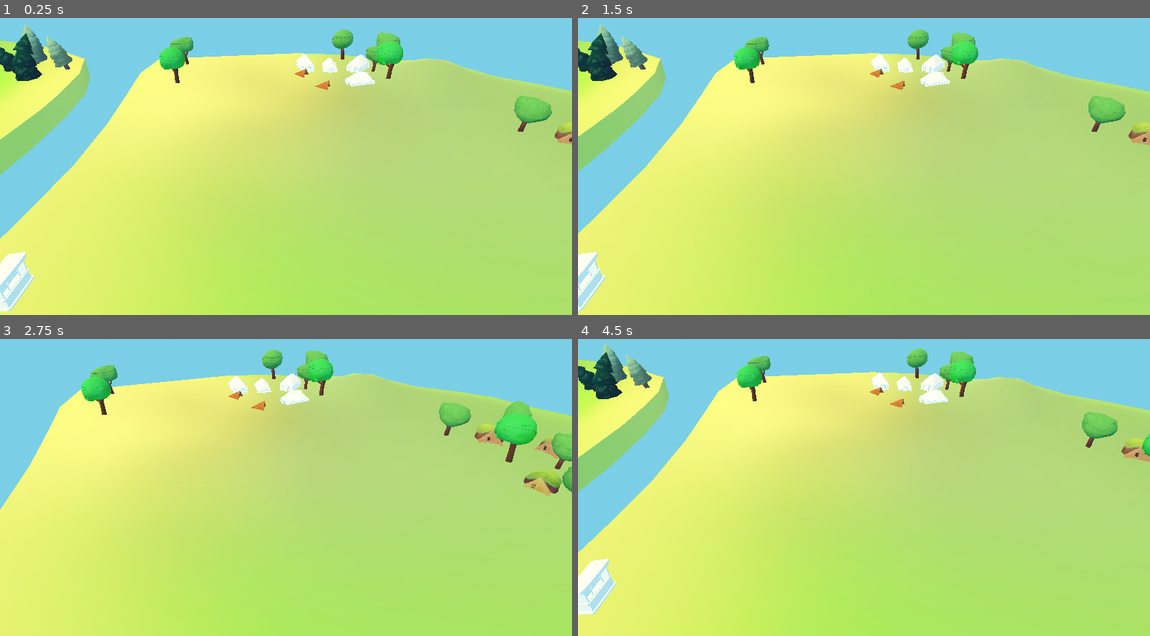
Above: before the commit, frames 1-4 (two rows, left to right).
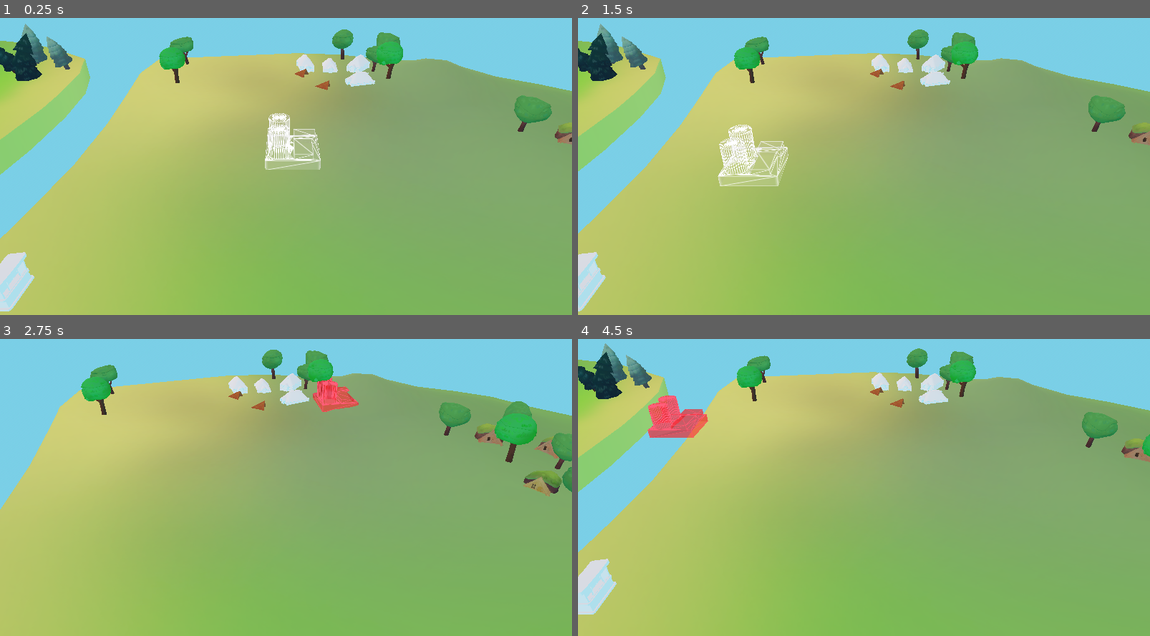
Above: after the commit, the same moments.

Repository: Baizard-13/Racoonomics
Game: Godot game, scene res://Location/location.tscn
Same seed, same stepped clock (60 frames per second), same inputs: the game is played once before the commit and once after it.
Inputs (mouse positions are in pixels of both pictures, inside the frame that each line leads up to):
- Up to frame 1 (0.25 s): no input
- Up to frame 2 (1.5 s): tap Enter at 0.5 s; move the mouse to (989, 136) at 0.52 s; tap A (a) at 0.6 s; tap D (d) at 0.8, 1.35 s; tap Space at 1.25 s; move the mouse to (749, 169) at 1.27 s
- Up to frame 3 (2.75 s): tap E (e) at 1.55, 2.1 s; tap Enter at 2 s; move the mouse to (343, 404) at 2.02 s; tap Q (q) at 2.3 s
- Up to frame 4 (4.5 s): tap Space at 2.75, 4.25 s; move the mouse to (835, 540) at 2.77 s; tap Q (q) at 2.85 s; tap S (s) at 3.05, 3.6 s; tap Enter at 3.5 s; move the mouse to (1035, 523) at 3.52 s; hold Shift (shift) 3.53-4.28 s; move the mouse to (692, 428) at 4.27 s; tap Shift (shift) at 4.35 s

The runs differ from the first frame. In frame 1, 79% of the frame differs, in the area x 0-100%, y 1-100%; in frame 2, 79%; in frame 3, 82%, in the area x 0-100%, y 3-100%; in frame 4, 81%.
Error before the commit: Invalid access to property or key 'carrot' on a base object of type 'Node (Global.gd)'. (res://scripts/FarmWork.gd:12)

Commit message:
build mode controller logic complete

Diff:
--- a/Grid/scripts/building.gd
+++ b/Grid/scripts/building.gd
@@ -10,10 +10,21 @@
 @export var grid_size := 10.0 # for the sake of my sanity we will assume this is fixed
 @export var bound_vis_padding := 0.01
 @export var ports : Array[BuildingPort]
+## needed for material overrides, remember to NOT add MeshBoundsVisualizer to this list
+@export var meshes : Array[MeshInstance3D]
+
+@export_category("Runtime state (don't edit)")
 
 ## world-space origin
-@export var origin_cell := Vector2i.ZERO
+@export var origin_cell := Vector2i.ZERO:
+	set(value):
+		origin_cell = value
+		if is_inside_tree():
+			var grid := get_parent() as WorldGrid
+			position = grid.cell_to_world(origin_cell)
 @export var invalid_cells : Array[Vector2i]
+@export var is_active := false
+@export var is_ghost := false
 
 @onready var mesh_bounds_visualizer: MeshInstance3D = $MeshBoundsVisualizer
 
@@ -22,6 +33,7 @@
 	for x in range(origin_cell.x, origin_cell.x + dimensions.x):
 		for y in range(origin_cell.y, origin_cell.y + dimensions.y):
 			cells.append(Vector2i(x, y))
+
 	return cells
 
 func get_port_at_cell(cell: Vector2i) -> BuildingPort:
@@ -29,7 +41,17 @@
 		var port_cell = origin_cell + port.cell_offset
 		if port_cell == cell:
 			return port
+
 	return null
+
+func set_material_override(material: Material):
+	for mesh in meshes:
+		mesh.material_override = material
+
+func set_override_property(property_name: StringName, value):
+	for mesh in meshes:
+		if mesh.material_override:
+			mesh.material_override.set_shader_parameter(property_name, value)
 
 func _ready() -> void:
 	if !Engine.is_editor_hint():
@@ -53,5 +75,9 @@
 	if mesh_bounds_visualizer:
 		mesh_bounds_visualizer.scale = Vector3(dimensions.x * grid_size + bound_vis_padding, 1, dimensions.y * grid_size + bound_vis_padding)
 
+func update_position() -> void:
+	var grid := get_parent() as WorldGrid
+	position = grid.cell_to_world(origin_cell)
+
 func _rebuild_ports():
 	pass # may or may not be needed
--- a/Grid/scripts/world_grid.gd
+++ b/Grid/scripts/world_grid.gd
@@ -2,6 +2,8 @@
 extends Node3D
 
 @export var cell_size := Vector2.ONE
+
+@export_category("Runtime state (don't edit)")
 @export var region_bounds : Array[Rect2i]
 @export var occupied_bounds : Array[Rect2i]
 
@@ -9,7 +11,8 @@
 var occupied_cells : Dictionary[Vector2i, StringName]
 
 func world_to_cell(world_pos: Vector3) -> Vector2i:
-	return Vector2i(round(world_pos.x / cell_size.x), round(world_pos.z / cell_size.y))
+	var relative_pos : Vector3 = world_pos - global_position
+	return Vector2i(round(relative_pos.x / cell_size.x), round(relative_pos.z / cell_size.y))
 
 func cell_to_world(cell: Vector2i) -> Vector3:
 	return Vector3(cell.x * cell_size.x, 0, cell.y * cell_size.y)
@@ -38,11 +41,14 @@
 
 func get_overlap(rect: Rect2i) -> Array[Vector2i]:
 	var overlap_cells : Array[Vector2i]
-	for x in range(rect.position.x, rect.position.x + rect.size.x):
-		for y in range(rect.position.y, rect.position.y + rect.size.y):
-			var cell = Vector2i(x, y)
-			if valid_cells.has(cell) and occupied_cells.has(cell):
-				overlap_cells.append(cell)
+
+	for x in range(0, rect.size.x):
+		for y in range(0, rect.size.y):
+			var cell := rect.position + Vector2i(x, y)
+
+			if !valid_cells.has(cell) or occupied_cells.has(cell):
+				overlap_cells.append(Vector2i(cell))
+
 	return overlap_cells
 
 func get_building_at_cell(cell: Vector2i) -> StringName:
@@ -60,5 +66,6 @@
 	_occupy_rect(building_rect, building.title)
 	if building.get_parent() != self:
 		add_child(building)
+		building.update_position()
 
 	return true
--- a/Location/location.tscn
+++ b/Location/location.tscn
@@ -7,7 +7,19 @@
 [ext_resource type="Script" uid="uid://daiac4wtjs0vv" path="res://scripts/building_definition.gd" id="2_uiog4"]
 [ext_resource type="Resource" uid="uid://c8lmno2gm42xg" path="res://buildings/data/2x2_test_building.tres" id="3_34ytl"]
 [ext_resource type="PackedScene" uid="uid://bq55y3n2nyd0" path="res://Grid/scenes/world_grid.tscn" id="3_tnktr"]
+[ext_resource type="Shader" uid="uid://bdh42ejp2fjcc" path="res://shaders/building_preview.gdshader" id="4_34ytl"]
 [ext_resource type="Script" uid="uid://cyfhjwceljlyj" path="res://scripts/FarmWork.gd" id="5_wlodm"]
+
+[sub_resource type="ShaderMaterial" id="ShaderMaterial_uiog4"]
+render_priority = 2
+shader = ExtResource("4_34ytl")
+shader_parameter/is_valid = false
+shader_parameter/wire_width = 0.255
+shader_parameter/wire_smoothness = 0.06000000285
+shader_parameter/wire_color_valid = Color(1.8247963, 1.8247963, 1.8247963, 1)
+shader_parameter/fill_color_valid = Color(1, 1, 1, 0.16862746)
+shader_parameter/wire_color_invalid = Color(1.8247963, 0.2924505, 0.36906803, 1)
+shader_parameter/fill_color_invalid = Color(1, 0.13999999, 0.15433311, 0.59607846)
 
 [sub_resource type="ProceduralSkyMaterial" id="ProceduralSkyMaterial_u6sc3"]
 ground_bottom_color = Color(0.37301219, 0.68417555, 0.812935, 1)
@@ -34,6 +46,7 @@
 buildings = Array[ExtResource("2_uiog4")]([ExtResource("3_34ytl")])
 grid = NodePath("../WorldGrid")
 camera = NodePath("../CharacterBody3D/Camera3D")
+building_ghost_material = SubResource("ShaderMaterial_uiog4")
 
 [node name="WorldGrid" parent="." unique_id=1294225932 instance=ExtResource("3_tnktr")]
 transform = Transform3D(1, 0, 0, 0, 1, 0, 0, 0, 1, -4.4246826, 0, 0)
@@ -106,8 +119,10 @@
 
 [node name="DirectionalLight3D" type="DirectionalLight3D" parent="." unique_id=1060950206]
 transform = Transform3D(-0.5591928, -0.66122705, -0.5000821, 0, -0.6032079, 0.7975839, -0.82903767, 0.44600314, 0.3373095, 0, 0, 0)
-light_color = Color(0.99215686, 0.9647059, 0.6117647, 1)
+light_color = Color(0.99, 0.86212504, 0.7425, 1)
+light_energy = 0.3
 light_specular = 0.0
+directional_shadow_max_distance = 300.0
 
 [node name="borders" type="Node3D" parent="." unique_id=1220244462]
 
--- a/buildings/scenes/2x2_test_building.tscn
+++ b/buildings/scenes/2x2_test_building.tscn
@@ -25,9 +25,10 @@
 "vertex_data": PackedByteArray("AAAgwQAAAAAAACDBAAAgwQAAgEAAACDBAAAgwQAAAAAAACBBAAAgwQAAgEAAACDBzDYFwQAAgEDuHOfA2CALwQA …(24235 unchanged characters)…
 }]
 
-[node name="Building" unique_id=155364411 instance=ExtResource("1_w2xy1")]
+[node name="Building" unique_id=155364411 node_paths=PackedStringArray("meshes") instance=ExtResource("1_w2xy1")]
 title = "2x2 Placeholder"
 dimensions = Vector2i(2, 2)
+meshes = [NodePath("CSGBakedMeshInstance3D")]
 
 [node name="MeshBoundsVisualizer" parent="." index="0" unique_id=1486330635]
 transform = Transform3D(20.01, 0, 0, 0, 1, 0, 0, 0, 20.01, 0, 0.5, 0)
--- a/project.godot
+++ b/project.godot
@@ -18,8 +18,14 @@
 
 Global="*uid://odxwmfgia4jl"
 
+[debug]
+
+gdscript/warnings/narrowing_conversion=0
+
 [display]
 
+window/size/viewport_width=1920
+window/size/viewport_height=1080
 window/vsync/vsync_mode=3
 
 [dotnet]
@@ -77,6 +83,11 @@
 "events": [Object(InputEventKey,"resource_local_to_scene":false,"resource_name":"","device":-1,"window_id":0,"alt_press …(192 unchanged characters)…
 ]
 }
+place_building={
+"deadzone": 0.2,
+"events": [Object(InputEventMouseButton,"resource_local_to_scene":false,"resource_name":"","device":-1,"window_id":0,"alt_pressed":false,"shift_pressed":false,"ctrl_pressed":false,"meta_pressed":false,"button_mask":1,"position":Vector2(54, 12),"global_position":Vector2(58, 50),"factor":1.0,"button_index":1,"canceled":false,"pressed":true,"double_click":false,"script":null)
+]
+}
 
 [physics]
 
@@ -87,6 +98,8 @@
 [rendering]
 
 rendering_device/driver.windows="d3d12"
+lights_and_shadows/directional_shadow/size=8192
+lights_and_shadows/directional_shadow/soft_shadow_filter_quality=3
 anti_aliasing/quality/msaa_3d=1
 anti_aliasing/quality/use_debanding=true
 anti_aliasing/quality/screen_space_aa=2
--- a/scripts/FarmWork.gd
+++ b/scripts/FarmWork.gd
@@ -5,10 +5,11 @@
 
 # Called every frame. 'delta' is the elapsed time since the previous frame.
 func _process(delta: float) -> void:
-	time_accumulator += delta
-	if timer_active == true and time_accumulator >= 1.0:
-		Global.add_to_integer_res_type(current_farm.product_type,current_farm.prod_count_per_timer)
-		time_accumulator = 0
-	print (Global.carrot)
-	print ("   " )
-	print (time_accumulator)
+	pass
+	#time_accumulator += delta
+	#if timer_active == true and time_accumulator >= 1.0:
+		#Global.add_to_integer_res_type(current_farm.product_type,current_farm.prod_count_per_timer)
+		#time_accumulator = 0
+	#print (Global.carrot)
+	#print ("   " )
+	#print (time_accumulator)
--- a/scripts/build_mode_controller.gd
+++ b/scripts/build_mode_controller.gd
@@ -4,3 +4,77 @@
 
 @export var grid : WorldGrid
 @export var camera : Camera3D
+
+@export var building_ghost_material : ShaderMaterial
+
+@export_category("Runtime state (don't edit)")
+@export var current_building : BuildingDefinition = null
+
+var current_ghost : Building
+var current_grid_pos : Vector2i
+
+const _2X_2_TEST_BUILDING = preload("uid://c8lmno2gm42xg")
+
+func _ready() -> void:
+	enter_build_mode(_2X_2_TEST_BUILDING)
+
+func _process(_delta: float) -> void:
+	if !current_building or !current_ghost:
+		return
+
+	var mouse_grid_pos := _hovered_cell()
+
+	if mouse_grid_pos != current_grid_pos:
+		current_grid_pos = mouse_grid_pos
+
+		current_ghost.origin_cell = current_grid_pos
+
+		var is_valid := grid.get_overlap(Rect2i(current_ghost.origin_cell, current_building.dimensions)).is_empty()
+		current_ghost.set_override_property("is_valid", is_valid)
+
+func enter_build_mode(building_def: BuildingDefinition) -> void:
+	current_building = building_def
+	if current_ghost:
+		current_ghost.queue_free()
+
+	current_ghost = building_def.get_building_instance()
+	current_ghost.set_material_override(building_ghost_material)
+	current_ghost.set_override_property("is_valid", true)
+	current_ghost.is_ghost = true
+
+	grid.add_child(current_ghost)
+
+func exit_build_mode() -> void:
+	current_building = null
+	if current_ghost:
+		current_ghost.queue_free()
+		current_ghost = null
+
+func _hovered_cell() -> Vector2i:
+	var viewport := get_viewport()
+	var mouse_pos := viewport.get_mouse_position()
+
+	var ray_origin := camera.project_ray_origin(mouse_pos)
+	var ray_direction := camera.project_ray_normal(mouse_pos)
+
+	var target := -ray_origin.y / ray_direction.y
+	var intersection := ray_origin + ray_direction * target
+
+	return grid.world_to_cell(intersection)
+
+func _try_place_building() -> void:
+	if !current_building or !current_ghost:
+		return
+
+	var placed_building = current_building.get_building_instance()
+	placed_building.origin_cell = current_grid_pos
+
+	if !grid.try_place_building(placed_building):
+		placed_building.queue_free()
+
+func _input(event: InputEvent) -> void:
+	if !current_building or !current_ghost:
+		return
+
+	if event.is_action_pressed("place_building"):
+		_try_place_building()
--- a/scripts/building_definition.gd
+++ b/scripts/building_definition.gd
@@ -17,4 +17,5 @@
 	building.title = title
 	building.dimensions = dimensions
 	building.ports = ports.duplicate(true)
+
 	return building
--- a/scripts/building_port.gd
+++ b/scripts/building_port.gd
@@ -17,4 +17,5 @@
 			return
 
 		facing = value
+
 @export var storage : ItemStorage
--- a/scripts/item_storage.gd
+++ b/scripts/item_storage.gd
@@ -7,6 +7,7 @@
 @export var is_input : bool = true
 @export var is_output : bool = true
 
+@export_category("Runtime state (don't edit)")
 @export var items : Array[Item] = []
 @export var filled_capacity : int = 0
 
--- /dev/null
+++ b/shaders/building_preview.gdshader
@@ -0,0 +1,45 @@
+shader_type spatial;
+render_mode unshaded, cull_disabled;
+
+uniform bool is_valid;
+
+uniform float wire_width = 5.0;
+uniform float wire_smoothness : hint_range(0.0, 0.1) = 0.01;
+
+uniform vec4 wire_color_valid : source_color;
+uniform vec4 fill_color_valid : source_color;
+
+uniform vec4 wire_color_invalid : source_color;
+uniform vec4 fill_color_invalid : source_color;
+
+// thanks https://godotshaders.com/shader/wireframe-shader-godot-4-0/
+varying vec3 barys;
+
+void vertex() {
+	int index = VERTEX_ID % 3;
+	switch (index) {
+		case 0:
+			barys = vec3(1.0, 0.0, 0.0);
+			break;
+		case 1:
+			barys = vec3(0.0, 1.0, 0.0);
+			break;
+		case 2:
+			barys = vec3(0.0, 0.0, 1.0);
+			break;
+	}
+}
+
+void fragment() {
+	vec3 deltas = fwidth(barys);
+	vec3 barys_s = smoothstep(deltas * wire_width - wire_smoothness, deltas * wire_width + wire_smoothness, barys);
+	float wires = min(barys_s.x, min(barys_s.y, barys_s.z));
+
+	vec4 wire_color = is_valid ? wire_color_valid : wire_color_invalid;
+	vec4 fill_color = is_valid ? fill_color_valid : fill_color_invalid;
+
+	float ff_mult = FRONT_FACING ? 1.0 : 0.3;
+
+	ALBEDO = mix(wire_color, fill_color, wires).rgb * ff_mult;
+	ALPHA = mix(wire_color, fill_color, wires).a * ff_mult;
+}
Not shown, added: shaders/building_preview.gdshader.uid
